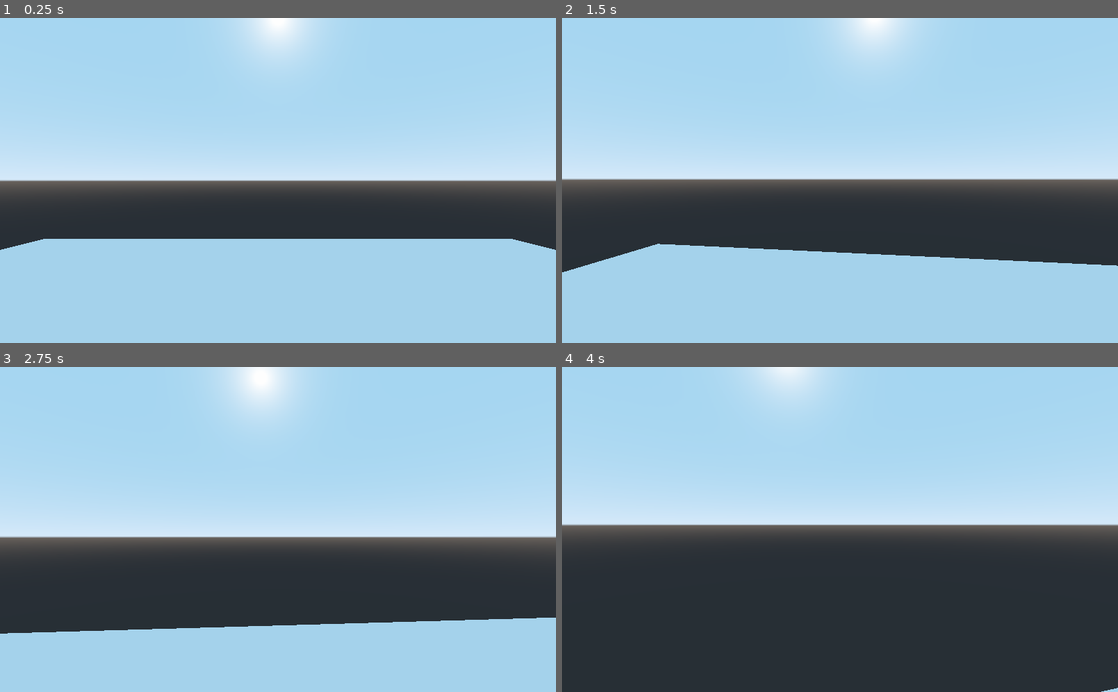
Above: before the commit, frames 1-4 (two rows, left to right).
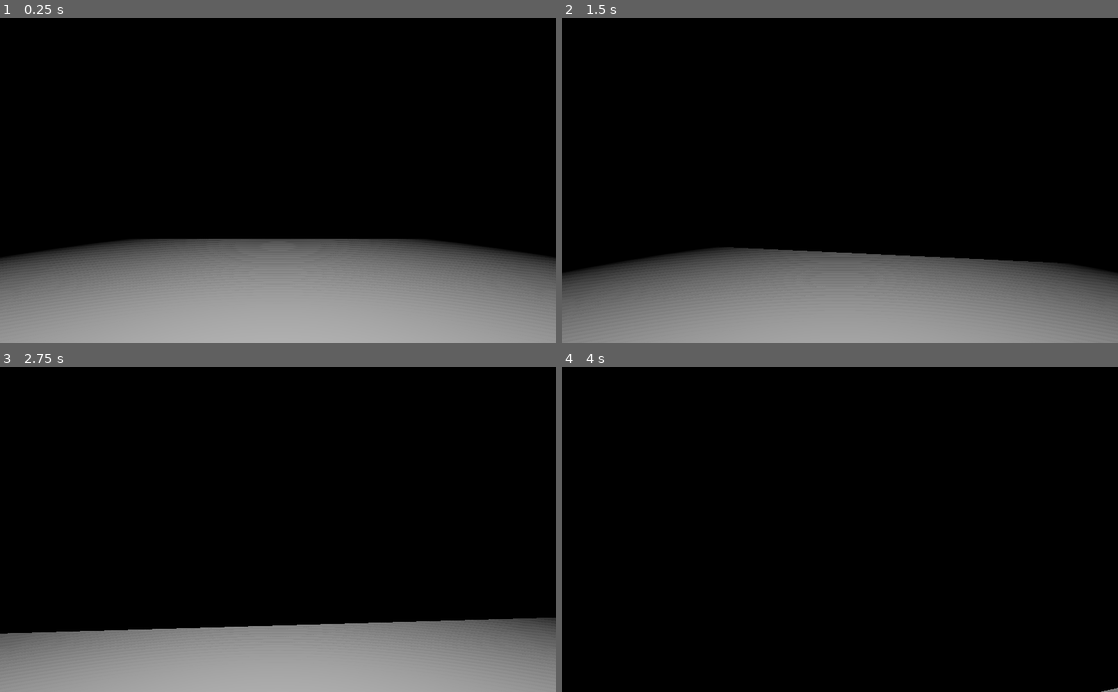
Above: after the commit, the same moments.

Repository: jsalisi/Unstable
Game: Godot game, scene res://scenes/test.tscn
Two runs of this game, one before a commit and one after it. Both use one fixed random seed, a clock stepped at 60 frames per second and the inputs below.
Inputs (mouse positions are in pixels of both pictures, inside the frame that each line leads up to):
- Up to frame 1 (0.25 s): no input
- Up to frame 2 (1.5 s): tap Enter at 0.5 s; move the mouse to (867, 180) at 0.52 s; hold S (move_bwd) 0.53-1.28 s; hold W (move_fwd) from 0.53 s (still down); tap Space (jump) at 0.77 s; move the mouse to (812, 180) at 1.27 s; tap S (move_bwd) at 1.35 s
- Up to frame 3 (2.75 s): keep holding W (move_fwd); tap Space (jump) at 1.52 s; move the mouse to (289, 523) at 2.02 s; hold S (move_bwd) from 2.03 s (still down)
- Up to frame 4 (4 s): keep holding W (move_fwd); tap Space (jump) at 2.75, 3.02, 3.77 s; move the mouse to (834, 536) at 2.77 s; release S (move_bwd) at 2.78 s; tap S (move_bwd) at 2.85 s; move the mouse to (878, 532) at 3.52 s; hold S (move_bwd) from 3.53 s (still down)

The runs differ from the first frame. In frame 1, 100% of the frame differs, in the area x 0-100%, y 0-100%; in frame 2, 100%; in frame 3, 100%; in frame 4, 100%.

Commit message:
Added lighting timer effect

Diff:
--- a/player/player.tscn
+++ b/player/player.tscn
@@ -1,10 +1,26 @@
-[gd_scene load_steps=3 format=2]
+[gd_scene load_steps=4 format=2]
 
 [ext_resource path="res://player/player.gd" type="Script" id=1]
 
 [sub_resource type="CapsuleShape" id=1]
 radius = 0.5
 height = 1.5
+
+[sub_resource type="Animation" id=2]
+resource_name = "Timer"
+length = 30.0
+tracks/0/type = "value"
+tracks/0/path = NodePath(".:light_energy")
+tracks/0/interp = 1
+tracks/0/loop_wrap = true
+tracks/0/imported = false
+tracks/0/enabled = true
+tracks/0/keys = {
+"times": PoolRealArray( 0, 30 ),
+"transitions": PoolRealArray( 1, 1 ),
+"update": 0,
+"values": [ 1.0, 0.0 ]
+}
 
 [node name="Player" type="KinematicBody"]
 script = ExtResource( 1 )
@@ -16,3 +32,11 @@
 [node name="Camera" type="Camera" parent="."]
 transform = Transform( 1, 0, 0, 0, 1, 0, 0, 0, 1, 0, 2.5, 0 )
 current = true
+
+[node name="OmniLight" type="OmniLight" parent="."]
+transform = Transform( 1, 0, 0, 0, 1, 0, 0, 0, 1, 0, 5.04, 0 )
+shadow_enabled = true
+omni_range = 12.88
+
+[node name="AnimationPlayer" type="AnimationPlayer" parent="OmniLight"]
+anims/Timer = SubResource( 2 )
--- a/scenes/test.tscn
+++ b/scenes/test.tscn
@@ -8,6 +8,9 @@
 
 [sub_resource type="CubeMesh" id=2]
 size = Vector3( 20, 0.2, 20 )
+
+[sub_resource type="Environment" id=4]
+background_mode = 1
 
 [node name="Spatial" type="Spatial"]
 
@@ -23,3 +26,6 @@
 
 [node name="Player" parent="." instance=ExtResource( 2 )]
 transform = Transform( 1, 0, 0, 0, 1, 0, 0, 0, 1, 0, 0.05, 0 )
+
+[node name="WorldEnvironment" type="WorldEnvironment" parent="."]
+environment = SubResource( 4 )
Not shown: 1 places in scenes/test.tscn that only renumber resources
